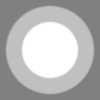
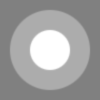
Two versions of the same layered image (w=100, h=100). Layer-by-layer changes:
added group "dot 2" with 8 layers above "dot" over [8, 8, 92, 92]
added layer "40 b0.6r" in group "dot 2" over [28, 28, 72, 72]
added layer "80 b0.6r" (35%) in group "dot 2" over [8, 8, 92, 92]
hid group "dot" (5 layers) over [5, 5, 95, 95]
hid "88 b0.6r" over [5, 5, 95, 95]
